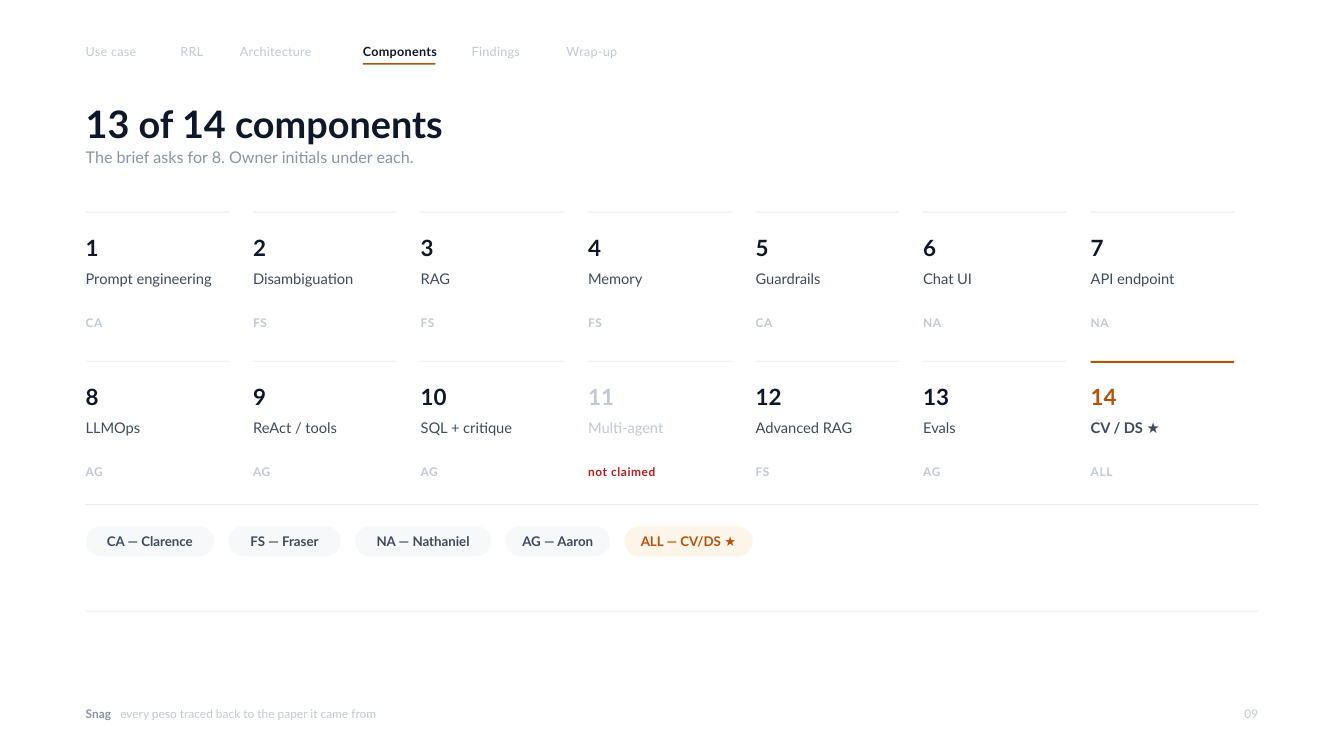
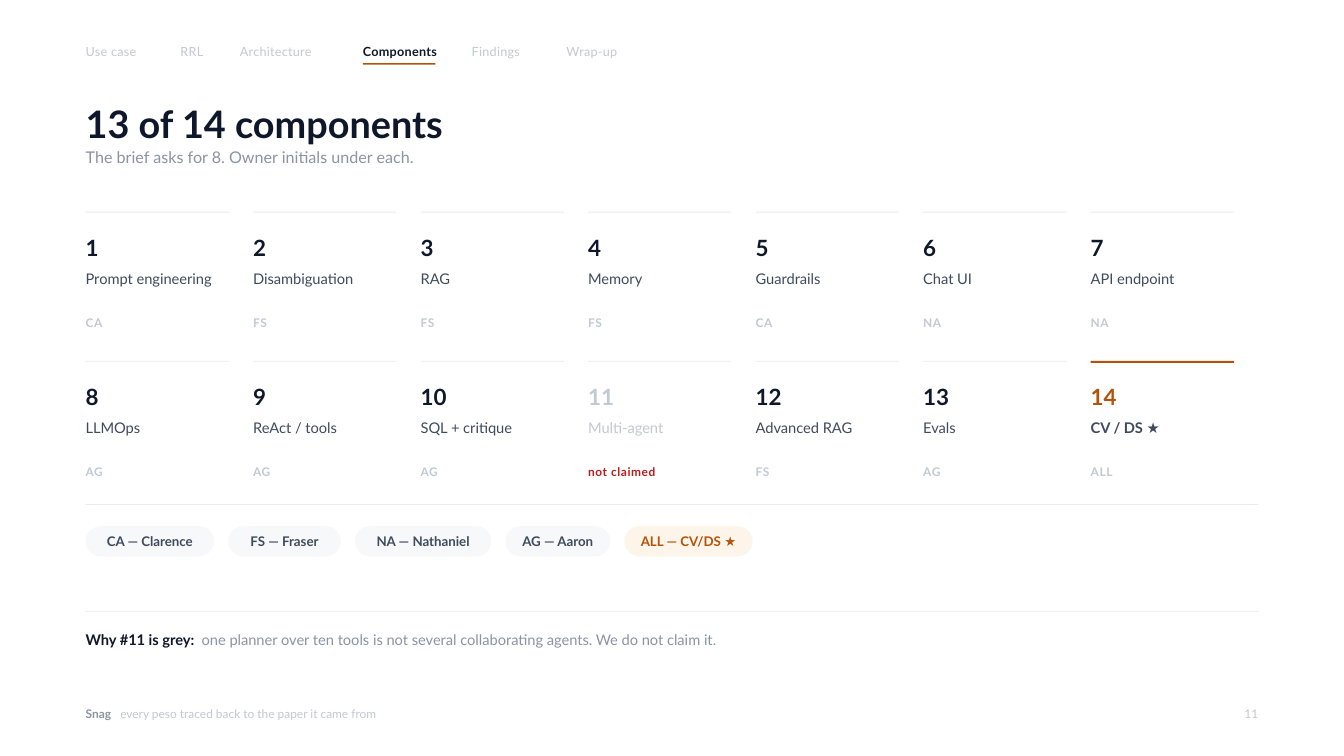
Before and after one commit to CuteBabyTank/STAI_OCR, a slide deck: slide 11 of docs/presentation/Snag_Final_Capstone.pptx (slide 9 before the commit). Drawn at 1344x756 pixels with LibreOffice and Linux fonts; fonts in the diff are those of the drawing. Boxes give left, top, right and bottom in pixels: in the first picture for what was removed or moved away, otherwise in the second. Text is boxed around its words. In the diff, an @@ line names an element or a change of style, - is before the commit and + after.

```diff
--- a/docs/presentation/Snag_Final_Capstone.pptx
+++ b/docs/presentation/Snag_Final_Capstone.pptx
@@ text added at (86,634,716,648), 10.5 pt, text #8A94A3 @@
+Why #11 is grey: one planner over ten tools is not several collaborating agents. We do not claim it.
@@ text at (1244,710,1258,718): text changed @@
-09
+11
```
Also in this commit, not shown: 11 other slides changed, 7 slides added, 1 slide removed, 3 other files.
